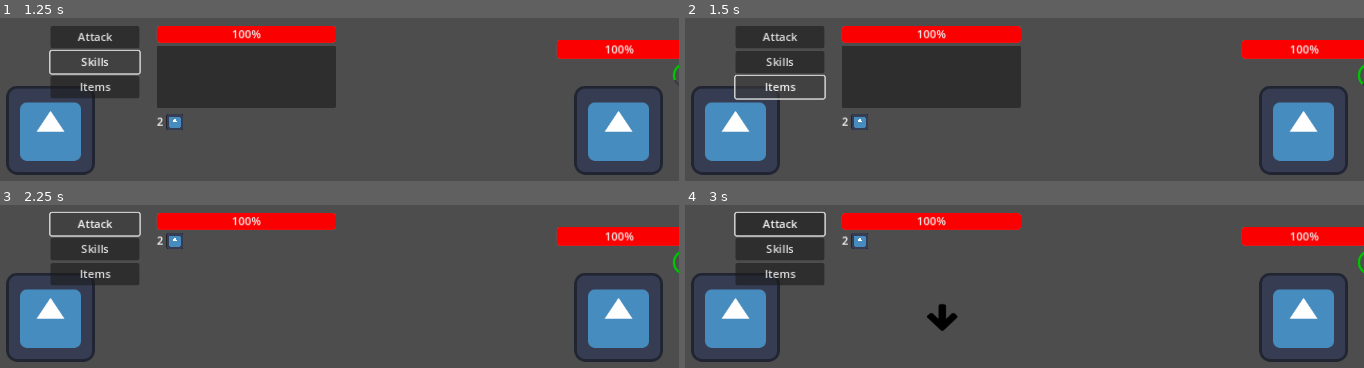
Above: before the commit, frames 1-4 (two rows, left to right).
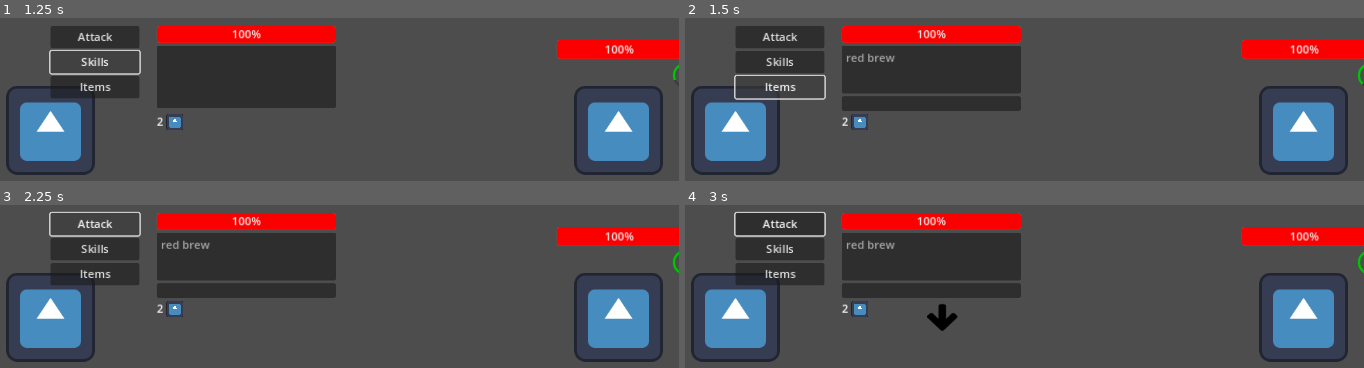
Above: after the commit, the same moments.

Repository: Frajerskie-Game-Studio/Shadow-Delivery
Game: Godot game, scene res://Scenes/World.tscn
Two runs of this game, one before a commit and one after it. Both use one fixed random seed, a clock stepped at 60 frames per second and the inputs below. The engine's default icon, where the game draws it, is replaced by a stand-in: a white triangle on a blue panel in a dark square.
Inputs (mouse positions are in pixels of both pictures, inside the frame that each line leads up to):
- Up to frame 1 (1.25 s): click "Skills" at 0.5 s
- Up to frame 2 (1.5 s): click "Items" at 1.25 s
- Up to frame 3 (2.25 s): click "Attack" at 2 s
- Up to frame 4 (3 s): tap Enter at 2.75 s; move the mouse to (1302, 252) at 2.77 s; hold D (move_right) from 2.78 s (still down); click (1302, 252) at 2.85 s

Frame 1 is identical in both runs. In frame 2, 1.0% of the frame differs, in the area x 23-50%, y 22-58%; in frame 3, 10%, in the area x 23-50%, y 17-69%; in frame 4, 10%.

Commit message:
Battle system chapter 11 - implementing item usage and fixing bugs

Diff:
--- a/Data/lucjan_data.json
+++ b/Data/lucjan_data.json
@@ -3,7 +3,10 @@
 	"texture": "",
 	"hp": 100,
 	"max_hp": 100,
-	"attack": {"dmg": 45, "wait_time": 2},
+	"attack": {
+		"mele": {"dmg": 45, "wait_time": 3},
+		"range": {"dmg": 50, "wait_time": 5}
+	},
 	"skills": {
 		"Getting ready": ["Lucjan waits to build up power, to attack 1.5x stronger", 0, 0, 15, "other"]
 	},
--- a/Data/mikut_data.json
+++ b/Data/mikut_data.json
@@ -1,14 +1,26 @@
 {
 	"name": "Mikut",
 	"texture": "",
-	"hp": 80,
+	"hp": 100,
 	"max_hp": 100,
 	"attack": {
-		"mele": {"dmg": 45, "wait_time": 3},
-		"range": {"dmg": 45, "wait_time": 5}
+		"mele": {
+			"dmg": 45,
+			"wait_time": 3
 		},
+		"range": {
+			"dmg": 45,
+			"wait_time": 5
+		}
+	},
 	"skills": {
-		"Chemical_practice": ["Potion works on all enemies", 60, 0, 10, "range"]
+		"Chemical_practice": [
+			"Potion works on all enemies",
+			60,
+			0,
+			10,
+			"range"
+		]
 	},
 	"equipment": {
 		"Mele_weapon": [
--- a/Scenes/Actors/Player.tscn
+++ b/Scenes/Actors/Player.tscn
@@ -30,6 +30,7 @@
 shape = SubResource("RectangleShape2D_vrwhy")
 
 [node name="PlayerBody" type="CharacterBody2D" parent="."]
+input_pickable = true
 script = ExtResource("1_ymo11")
 
 [node name="Collision" type="CollisionShape2D" parent="PlayerBody"]
@@ -57,5 +58,7 @@
 position = Vector2(298, 0)
 scale = Vector2(1.058, 1)
 
+[connection signal="mouse_entered" from="PlayerBody" to="." method="_on_player_body_mouse_entered"]
+[connection signal="mouse_exited" from="PlayerBody" to="." method="_on_player_body_mouse_exited"]
 [connection signal="change_style" from="AttackMenu" to="." method="_on_attack_menu_change_style"]
 [connection signal="i_will_attack" from="AttackMenu" to="." method="_on_attack_menu_i_will_attack"]
--- a/Scenes/Menus/actor_attack_menu.gd
+++ b/Scenes/Menus/actor_attack_menu.gd
@@ -14,16 +14,20 @@
 var CurrentStyle = "mele"
 var WaitTime
 var Ammo
+var Items
 
 signal i_will_attack(args)
 signal change_style
 
-func load_data(hp, max_hp, skills, ammo, ammo_texture_path):
+func load_data(hp, max_hp, skills, ammo, ammo_texture_path, items):
+	print(hp)
+	print(max_hp)
 	HealthBar.max_value = max_hp
 	HealthBar.value = hp
 	Skills = skills
 	Ammo = ammo
 	AmmoLabel.text = str(ammo)
+	Items = items
 	print(Skills)
 	#AmmoTexture.texture = ammo_texture_path
 
@@ -55,17 +59,19 @@
 
 
 func _on_skills_button_pressed():
+	$HBoxContainer/RightMenu/SkillsMenu/SkillsList.clear()
+	$HBoxContainer/RightMenu/SkillsMenu/Panel/SkillDesc.text = ""
 	if !$HBoxContainer/RightMenu/SkillsMenu.visible:
 		for key in Skills:
 			if Skills[key][4] == CurrentStyle or Skills[key][4] == "other":
 				$HBoxContainer/RightMenu/SkillsMenu/SkillsList.add_item(str(key).replace("_", " "))
+		$HBoxContainer/RightMenu/ItemsMenu.visible = false
 		$HBoxContainer/RightMenu/SkillsMenu.visible = true
 		$HBoxContainer/RightMenu/ChangeAndTime.visible = false
 	else:
 		$HBoxContainer/RightMenu/SkillsMenu/SkillsList.clear()
 		$HBoxContainer/RightMenu/SkillsMenu.visible = false
 		$HBoxContainer/RightMenu/ChangeAndTime.visible = true
-		$HBoxContainer/RightMenu/SkillsMenu/Panel/SkillDesc.text = ""
 
 func _on_skills_list_item_clicked(index, at_position, mouse_button_index):
 	var item = $HBoxContainer/RightMenu/SkillsMenu/SkillsList.get_item_text(index)
@@ -82,3 +88,39 @@
 		$HBoxContainer/RightMenu/ChangeAndTime.visible = true
 		$HBoxContainer/RightMenu/SkillsMenu/SkillsList.clear()
 		$HBoxContainer/RightMenu/SkillsMenu/Panel/SkillDesc.text = ""
+
+
+func _on_items_button_pressed():
+	$HBoxContainer/RightMenu/ItemsMenu/ItemsList.clear()
+	$HBoxContainer/RightMenu/ItemsMenu/Panel/HBoxContainer/ItemDesc.text = ""
+	$HBoxContainer/RightMenu/ItemsMenu/Panel/HBoxContainer/ItemAmmount.text = ""
+	if !$HBoxContainer/RightMenu/ItemsMenu.visible:
+		for key in Items:
+			$HBoxContainer/RightMenu/ItemsMenu/ItemsList.add_item(str(key).replace("_", " "))
+		$HBoxContainer/RightMenu/SkillsMenu.visible = false
+		$HBoxContainer/RightMenu/ItemsMenu.visible = true
+		$HBoxContainer/RightMenu/ChangeAndTime.visible = false
+	else:
+		$HBoxContainer/RightMenu/ItemsMenu/ItemsList.clear()
+		$HBoxContainer/RightMenu/ItemsMenu.visible = false
+		$HBoxContainer/RightMenu/ChangeAndTime.visible = true
+
+
+func _on_items_list_item_clicked(index, at_position, mouse_button_index):
+	var item = $HBoxContainer/RightMenu/ItemsMenu/ItemsList.get_item_text(index)
+	$HBoxContainer/RightMenu/ItemsMenu/Panel/HBoxContainer/ItemDesc.text = str(Items[item][0])
+	$HBoxContainer/RightMenu/ItemsMenu/Panel/HBoxContainer/ItemAmmount.text = "Ammount: " + str(Items[item][3])
+
+
+func _on_items_list_item_activated(index):
+	var item = $HBoxContainer/RightMenu/ItemsMenu/ItemsList.get_item_text(index)
+	print(item)
+	if Items[item][3] <= 0:
+		pass
+	else:
+		i_will_attack.emit([Items[item], item])
+		$HBoxContainer/RightMenu/ItemsMenu.visible = false
+		$HBoxContainer/RightMenu/ChangeAndTime.visible = true
+		$HBoxContainer/RightMenu/ItemsMenu/ItemsList.clear()
+		$HBoxContainer/RightMenu/ItemsMenu/Panel/HBoxContainer/ItemDesc.text = ""
+		$HBoxContainer/RightMenu/ItemsMenu/Panel/HBoxContainer/ItemAmmount.text = ""
--- a/Scenes/Menus/actor_attack_menu.tscn
+++ b/Scenes/Menus/actor_attack_menu.tscn
@@ -96,6 +96,39 @@
 theme_override_font_sizes/font_size = 10
 autowrap_mode = 3
 
+[node name="ItemsMenu" type="VBoxContainer" parent="HBoxContainer/RightMenu"]
+visible = false
+layout_mode = 2
+size_flags_vertical = 3
+
+[node name="ItemsList" type="ItemList" parent="HBoxContainer/RightMenu/ItemsMenu"]
+layout_mode = 2
+size_flags_vertical = 3
+
+[node name="Panel" type="Panel" parent="HBoxContainer/RightMenu/ItemsMenu"]
+layout_mode = 2
+size_flags_vertical = 3
+size_flags_stretch_ratio = 0.3
+
+[node name="HBoxContainer" type="HBoxContainer" parent="HBoxContainer/RightMenu/ItemsMenu/Panel"]
+layout_mode = 1
+anchors_preset = 15
+anchor_right = 1.0
+anchor_bottom = 1.0
+grow_horizontal = 2
+grow_vertical = 2
+
+[node name="ItemDesc" type="Label" parent="HBoxContainer/RightMenu/ItemsMenu/Panel/HBoxContainer"]
+layout_mode = 2
+size_flags_horizontal = 3
+theme_override_font_sizes/font_size = 10
+autowrap_mode = 3
+
+[node name="ItemAmmount" type="Label" parent="HBoxContainer/RightMenu/ItemsMenu/Panel/HBoxContainer"]
+layout_mode = 2
+size_flags_horizontal = 3
+theme_override_font_sizes/font_size = 10
+
 [node name="RangeWeaponStats" type="HBoxContainer" parent="HBoxContainer/RightMenu"]
 layout_mode = 2
 
@@ -110,6 +143,9 @@
 
 [connection signal="pressed" from="HBoxContainer/LeftMenu/AttackButton" to="." method="_on_attack_button_pressed"]
 [connection signal="pressed" from="HBoxContainer/LeftMenu/SkillsButton" to="." method="_on_skills_button_pressed"]
+[connection signal="pressed" from="HBoxContainer/LeftMenu/ItemsButton" to="." method="_on_items_button_pressed"]
 [connection signal="pressed" from="HBoxContainer/RightMenu/ChangeAndTime/ChangeStyle" to="." method="_on_change_style_pressed"]
 [connection signal="item_activated" from="HBoxContainer/RightMenu/SkillsMenu/SkillsList" to="." method="_on_skills_list_item_activated"]
 [connection signal="item_clicked" from="HBoxContainer/RightMenu/SkillsMenu/SkillsList" to="." method="_on_skills_list_item_clicked"]
+[connection signal="item_activated" from="HBoxContainer/RightMenu/ItemsMenu/ItemsList" to="." method="_on_items_list_item_activated"]
+[connection signal="item_clicked" from="HBoxContainer/RightMenu/ItemsMenu/ItemsList" to="." method="_on_items_list_item_clicked"]
--- a/scripts/Actors/Character.gd
+++ b/scripts/Actors/Character.gd
@@ -7,6 +7,8 @@
 var Skills
 var Equipment
 var Attack
+var Items
+var Party_Data
 
 var character_file_path
 var duringSkillCheck = false
@@ -15,12 +17,25 @@
 var can_be_attacked = true
 var ready_to_attack_bool = false
 var changing_style = false
+var can_be_checked = false
+var on_mouse_cursor = false
 var selected_attack
 var current_style = "mele"
+
 
 signal ready_to_attack()
 signal attacking
 signal reset_attack
+
+func saveItems():
+	var file = FileAccess.open("res://Data/party_data.json", FileAccess.WRITE)
+	var temp_data = {
+		"teammates": Party_Data.teammates,
+		"items": Items,
+		"equipment": Party_Data.equipment
+	}
+	file.store_string(JSON.stringify(temp_data, "\t", false))
+	file.close()
 
 func saveData():
 	var file = FileAccess.open(character_file_path, FileAccess.WRITE)
@@ -29,7 +44,7 @@
 		"texture": "",
 		"hp": Hp,
 		"max_hp": MaxHp,
-		"attack": {"dmg": 45, "wait_time": 2},
+		"attack": Attack,
 		"skills": Skills,
 		"equipment": Equipment
 	}
@@ -42,14 +57,20 @@
 	var temp_data = JSON.parse_string(text)
 	Name = temp_data["name"]
 	Hp = temp_data["hp"]
-	MaxHp = temp_data["hp"]
+	MaxHp = temp_data["max_hp"]
 	Skills = temp_data["skills"]
 	Equipment = temp_data["equipment"]
 	Attack = temp_data["attack"]
 
+func load_items():
+	var text = FileAccess.get_file_as_string("res://Data/party_data.json")
+	var temp_data = JSON.parse_string(text)
+	Items = temp_data.items
+	Party_Data = temp_data
 
 func _ready():
 	load_data()
+	load_items()
 
 func get_ammo():
 	return Equipment.Range_weapon[3]
@@ -71,7 +92,11 @@
 		Hp -= int(item[1])
 	elif item[2] != 0:
 		Hp += int(item[2])
+	Items[item[0]][3] -= 1
+	if Items[item[0]][3] <= 0:
+		Items.erase(item[0])
 	saveData()
+	saveItems()
 
 func get_attack():
 	return Attack
--- a/scripts/Actors/Player.gd
+++ b/scripts/Actors/Player.gd
@@ -12,17 +12,17 @@
 	character_file_path = "res://Data/mikut_data.json"
 
 
-func use_item(item):
-	if item[1] != 0:
-		Hp -= int(item[1])
-	elif item[2] != 0:
-		Hp += int(item[2])
-	saveData()
+#func use_item(item):
+	#if item[1] != 0:
+		#Hp -= int(item[1])
+	#elif item[2] != 0:
+		#Hp += int(item[2])
+	#saveData()
 
 func _ready():
 	#hp, max_hp, mele_skills, range_skills, ammo, ammo_texture_path
 	load_data()
-	$AttackMenu.load_data(Hp, MaxHp, Skills, get_ammo(), "")
+	$AttackMenu.load_data(Hp, MaxHp, Skills, get_ammo(), "", Items)
 	#$RangeSKillCheck.get_direction()
 	#$RangeSKillCheck.started = true
 
@@ -47,7 +47,7 @@
 	if Hp <= 0:
 		queue_free()
 	else:
-		$AttackMenu.load_data(Hp, MaxHp, Skills, get_ammo(), "")
+		$AttackMenu.load_data(Hp, MaxHp, Skills, get_ammo(), "", Items)
 
 
 func _process(delta):
@@ -72,12 +72,20 @@
 		$AttackMenu/HBoxContainer/RightMenu/ChangeAndTime/WaitTimeBar.step = $AttackMenu/HBoxContainer/RightMenu/ChangeAndTime/WaitTimeBar.max_value / (wait_timer.wait_time / delta)
 		$AttackMenu/HBoxContainer/RightMenu/ChangeAndTime/WaitTimeBar.value += $AttackMenu/HBoxContainer/RightMenu/ChangeAndTime/WaitTimeBar.step
 
+	if can_be_checked:
+		if on_mouse_cursor:
+			if Input.is_action_just_pressed("mouse_click"):
+				start_using_item()
+
 func _on_attack_menu_i_will_attack(args):
 	ready_to_attack_bool = true
 	if args == null:
 		ready_to_attack.emit(Attack[current_style], self)
 	else:
-		ready_to_attack.emit({"dmg": args[1], "wait_time": args[3]}, self)
+		if len(args) == 2:
+			ready_to_attack.emit({"dmg": args[0][1], "wait_time": 3, "heal": args[0][2], "key": args[1]}, self)
+		else:
+			ready_to_attack.emit({"dmg": args[1], "wait_time": args[3]}, self)
 
 func start_attack(attack):
 	ready_to_attack_bool = false
@@ -105,6 +113,30 @@
 	selected_attack = attack
 	timer.start()
 
+func start_using_item():
+	can_be_checked = false
+	ready_to_attack_bool = false
+	var item = get_parent().possible_attack
+	use_item([item.key, item.dmg, item.heal])
+	$AttackMenu.load_data(Hp, MaxHp, {}, get_ammo(), "", Items)
+	can_be_attacked = true
+	$AttackMenu/HBoxContainer/LeftMenu/SkillsButton.visible = false
+	$AttackMenu/HBoxContainer/LeftMenu/ItemsButton.visible = false
+	$AttackMenu/HBoxContainer/LeftMenu/AttackButton.visible = false
+	$AttackMenu/HBoxContainer/RightMenu/ChangeAndTime/ChangeStyle.visible = false
+	$CheckSprite.visible = false
+	var timebar = $AttackMenu/HBoxContainer/RightMenu/ChangeAndTime/WaitTimeBar
+	timebar.visible = true
+	wait_timer = Timer.new()
+	wait_timer.one_shot = true
+	wait_timer.wait_time = item.wait_time
+	wait_timer.timeout.connect(_on_wait_time_timeout)
+	add_child(wait_timer)
+	timebar.max_value = 100
+	timebar.value = 0
+	waiting = true
+	wait_timer.start()
+
 func _on_timer_timeout():
 	print("KONIEC")
 	$MeleSkillCheck.visible = false
@@ -115,7 +147,7 @@
 		attacking.emit({"dmg": 0})
 		if current_style == "range":
 			decrement_ammo()
-			$AttackMenu.load_data(Hp, MaxHp, {}, get_ammo(), "")
+			$AttackMenu.load_data(Hp, MaxHp, {}, get_ammo(), "", Items)
 			$RangeSKillCheck.started = false
 			$RangeSKillCheck.visible = false
 		timer.queue_free()
@@ -126,7 +158,7 @@
 			attacking.emit(selected_attack)
 			if current_style == "range":
 				decrement_ammo()
-				$AttackMenu.load_data(Hp, MaxHp, {}, get_ammo(), "")
+				$AttackMenu.load_data(Hp, MaxHp, {}, get_ammo(), "", Items)
 			$RangeSKillCheck.started = false
 			$RangeSKillCheck.visible = false
 			timer.queue_free()
@@ -198,3 +230,20 @@
 	timebar.value = 0
 	waiting = true
 	wait_timer.start()
+
+
+
+func _on_player_body_mouse_entered():
+	if can_be_checked:
+		on_mouse_cursor = true
+		$CheckSprite.visible = true
+
+
+func _on_player_body_mouse_exited():
+	if can_be_checked:
+		on_mouse_cursor = false
+		$CheckSprite.visible = false
+
+
+func _on_player_body_mouse_shape_entered(shape_idx):
+	print("MOUSE ENTERED")
--- a/scripts/BattleScene.gd
+++ b/scripts/BattleScene.gd
@@ -39,6 +39,7 @@
 		Party[index].attacking.connect(_on_attacking_entity)
 		Party[index].reset_attack.connect(_on_reset_ready_to_attack)
 		Party[index].lock()
+		Party[index].load_items()
 		add_child(Party[index])
 
 	for index in range(len(enemies)):
@@ -58,9 +59,12 @@
 func _on_entity_ready_to_attack(attack, attacker):
 	possible_attack = attack
 	possible_attacker = attacker
-
-	for e in Enemies:
-		e.attack_danger = true
+	if !possible_attack.has("heal"):
+		for e in Enemies:
+			e.attack_danger = true
+	else:
+		for p in Party:
+			p.can_be_checked = true
 
 func _on_reset_ready_to_attack():
 	possible_attacker.can_be_attacked = true
